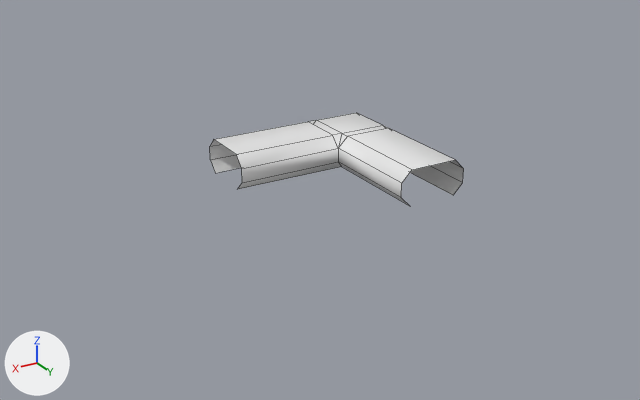
One commit to the FBX model Assets/Meshes/LP_Plinth_Angle_Close.fbx: the scene before it, then after it.
Before and after are seen from a 50 mm camera at (3.443, 2.172, 0.913) aimed at (2.448, 0.514, 0.084). The axes (+X, +Y, +Z) are drawn at lower left. The lights are the same throughout. The first picture is the older version. Mesh edges are drawn as thin lines. Where no turn or scale is listed for an object, it has been applied to the vertices.

The older version as bpy lines, for what is in view:
```python
me_cube_038 = bpy.data.meshes.new('Cube.038')
me_cube_038.from_pydata(...)  # 44 vertices, 34 faces; spans x 0.0..0.5, y 0.0..0.5, z 0.0..0.1
# before: 16 (0.2, 0.5, 0.03) at pixel (401, 197), 17 (0.17, 0.5, 0.0), 18 (0.17, 0.5, 0.1) at pixel (411, 169), 19 (0.2, 0.5, 0.07) at pixel (401, 183), 20 (0.03, 0.5, 0.0) at pixel (453, 195)
# before: 21 (0.0, 0.5, 0.03) at pixel (462, 182), 22 (0.0, 0.5, 0.07) at pixel (463, 168), 23 (0.03, 0.5, 0.1) at pixel (455, 159)
# before: 24 (0.5, 0.17, 0.0) at pixel (237, 189), 25 (0.5, 0.2, 0.03) at pixel (242, 182), 26 (0.5, 0.2, 0.07) at pixel (241, 168), 27 (0.5, 0.17, 0.1) at pixel (236, 154), 28 (0.5, 0.0, 0.03) at pixel (210, 159)
# before: 29 (0.5, 0.03, 0.0) at pixel (215, 173), 30 (0.5, 0.03, 0.1) at pixel (213, 139), 31 (0.5, 0.0, 0.07) at pixel (209, 146)
ob_lp_plinth_angle_close = bpy.data.objects.new('LP_Plinth_Angle_Close', me_cube_038)
ob_lp_plinth_angle_close.location = (2.0, 0.0, 0.0)
```
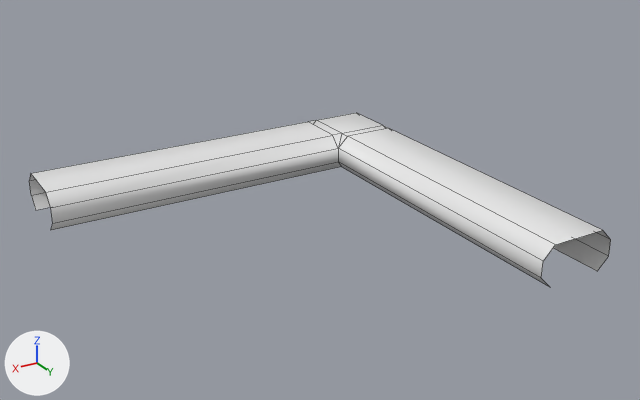
The newer file is also rescaled (x0.5), turned or shifted as a whole; pictures and numbers use the older file's frame.

The change in detail:
me_cube_038 is used by ob_lp_plinth_angle_close; location (2.0, 0.0, 0.0).
me_cube_038 had 44 vertices, 34 faces and spanned x 0.0..0.5, y 0.0..0.5, z 0.0..0.1.
me_cube_038 now has 44 vertices, 34 faces and spans x 0.0..1.0, y 0.0..1.0, z 0.0..0.1.
Part 1, on me_cube_038:
Vertices 16 to 23 of me_cube_038 move by (0.0, 0.5, 0.0).
Part 2, on me_cube_038:
Vertices 24 to 31 of me_cube_038 move by (0.5, 0.0, 0.0).

Changed parts and their boxes [x1, y1, x2, y2] in the pictures (640 x 400 px; the box of a moved part takes in the faces that stretch with it):
'LP_Plinth_Angle_Close', reshaped (129% wider, 88% taller)
    before: [210, 113, 464, 205]
    after: [29, 113, 611, 287]
part 1 of me_cube_038, moved or reshaped
    before: [338, 128, 464, 205]
    after: [338, 128, 611, 287]
part 2 of me_cube_038, moved or reshaped
    before: [210, 122, 341, 189]
    after: [29, 122, 341, 230]
